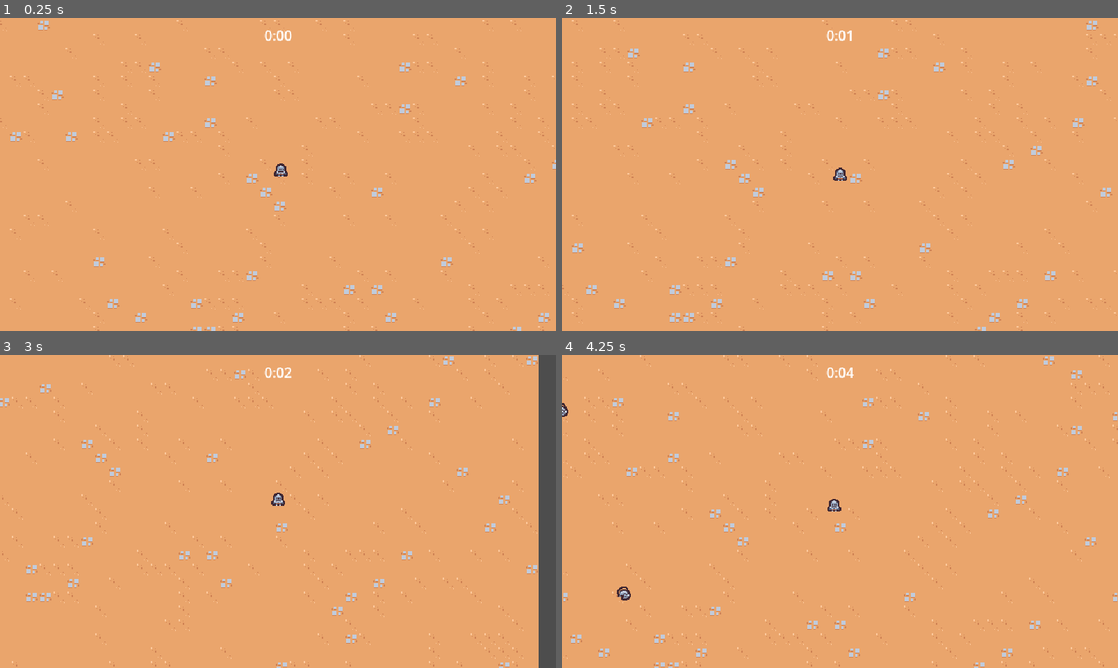
Above: before the commit, frames 1-4 (two rows, left to right).
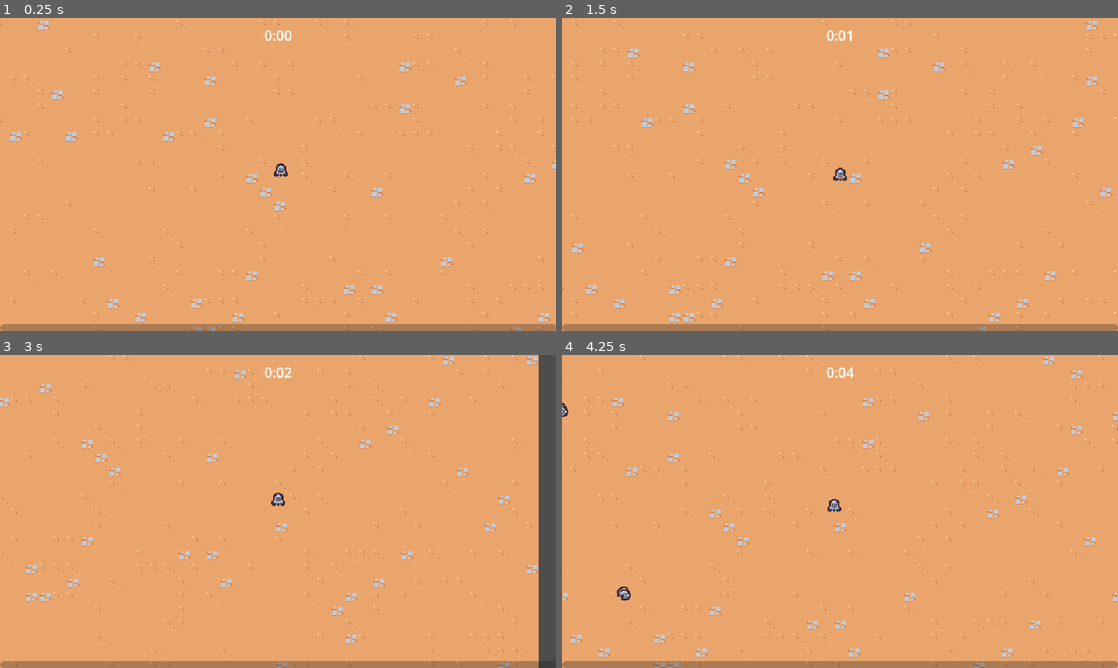
Above: after the commit, the same moments.

Repository: vinzmyko/suvivorslike-mvp
Game: Godot game, scene res://scenes/main/main.tscn
Two runs of this game, one before a commit and one after it. Both use one fixed random seed, a clock stepped at 60 frames per second and the inputs below.
Inputs:
- Up to frame 1 (0.25 s): no input
- Up to frame 2 (1.5 s): hold Right (move_right) 0.53-1.28 s; hold Down (move_down) from 1.28 s (still down)
- Up to frame 3 (3 s): release Down (move_down) at 2.03 s; hold Right (move_right) 2.03-2.78 s; hold Up (move_up) from 2.78 s (still down)
- Up to frame 4 (4.25 s): release Up (move_up) at 3.53 s; hold Left (move_left) from 3.53 s (still down)

The runs differ from the first frame. In frame 1, 2.2% of the frame differs, in the area x 0-100%, y 97-100%; in frame 2, 2.2%; in frame 3, 2.1%; in frame 4, 2.2%.

Commit message:
v2.69 feat: implement experience bar and backend experience calculations

Diff:
--- a/scenes/main/main.tscn
+++ b/scenes/main/main.tscn
@@ -1,9 +1,10 @@
-[gd_scene load_steps=8 format=3 uid="uid://bb8et88v7amkf"]
+[gd_scene load_steps=9 format=3 uid="uid://bb8et88v7amkf"]
 
 [ext_resource type="PackedScene" uid="uid://bpg2k3in0j2uw" path="res://scenes/game_object/player/player.tscn" id="1_csdac"]
 [ext_resource type="PackedScene" path="res://scenes/manager/enemy_manager.tscn" id="1_dwrio"]
 [ext_resource type="TileSet" uid="uid://6ei4kdb4l2a1" path="res://resources/tileset.tres" id="1_g01tp"]
 [ext_resource type="PackedScene" uid="uid://c7yvi0oel0a52" path="res://scenes/ui/arena_time_ui.tscn" id="1_mkqyj"]
+[ext_resource type="PackedScene" uid="uid://bourqmjmw6p1p" path="res://scenes/ui/experience_bar.tscn" id="2_kupcc"]
 [ext_resource type="PackedScene" uid="uid://ml4n3mksqus5" path="res://scenes/manager/area_time_manager.tscn" id="2_o24es"]
 [ext_resource type="PackedScene" path="res://scenes/game_object/game_camera/game_camera.tscn" id="3_0k3k5"]
 [ext_resource type="PackedScene" uid="uid://bhkunwwsujsx8" path="res://scenes/manager/experience_manager.tscn" id="3_01wre"]
@@ -12,6 +13,9 @@
 
 [node name="ArenaTimeUI" parent="." node_paths=PackedStringArray("arena_time_manager") instance=ExtResource("1_mkqyj")]
 arena_time_manager = NodePath("../AreaTimeManager")
+
+[node name="ExperienceBar" parent="." node_paths=PackedStringArray("experience_manager") instance=ExtResource("2_kupcc")]
+experience_manager = NodePath("../ExperienceManager")
 
 [node name="AreaTimeManager" parent="." instance=ExtResource("2_o24es")]
 
--- a/scenes/manager/experience_manager.gd
+++ b/scenes/manager/experience_manager.gd
@@ -1,15 +1,25 @@
 extends Node
 
+signal experience_updated(current_experience: float, target_experience: float)
+
+const TARGET_EXPERIENCE_GROWTH = 5
+
 var current_experience = 0
+var current_level = 1
+var target_experience = 5
 
 func _ready() -> void:
 	GameEvents.experience_vial_collected.connect(on_experience_vial_collected)
 
 
 func increment_experience(number: float):
-	current_experience += number
-	print(current_experience)
-
+	current_experience = min(current_experience + number, target_experience)
+	experience_updated.emit(current_experience, target_experience)
+	if current_experience == target_experience:
+		current_level += 1
+		target_experience += TARGET_EXPERIENCE_GROWTH
+		current_experience = 0
+		experience_updated.emit(current_experience, target_experience)
 
 func on_experience_vial_collected(number: float):
 	increment_experience(number)
--- /dev/null
+++ b/scenes/ui/experience_bar.gd
@@ -0,0 +1,13 @@
+extends CanvasLayer
+
+@export var experience_manager: Node
+@onready var progress_bar = $MarginContainer/ProgressBar
+
+
+func _ready() -> void:
+	experience_manager.experience_updated.connect(on_experience_updated)
+
+
+func on_experience_updated(current_experience: float, target_experience: float):
+	var percent = current_experience / target_experience
+	progress_bar.value = percent
--- /dev/null
+++ b/scenes/ui/experience_bar.tscn
@@ -0,0 +1,22 @@
+[gd_scene load_steps=2 format=3 uid="uid://bourqmjmw6p1p"]
+
+[ext_resource type="Script" path="res://scenes/ui/experience_bar.gd" id="1_4r35y"]
+
+[node name="ExperienceBar" type="CanvasLayer"]
+script = ExtResource("1_4r35y")
+
+[node name="MarginContainer" type="MarginContainer" parent="."]
+anchors_preset = 15
+anchor_right = 1.0
+anchor_bottom = 1.0
+grow_horizontal = 2
+grow_vertical = 2
+mouse_filter = 2
+
+[node name="ProgressBar" type="ProgressBar" parent="MarginContainer"]
+custom_minimum_size = Vector2(0, 8)
+layout_mode = 2
+size_flags_vertical = 8
+mouse_filter = 2
+max_value = 1.0
+show_percentage = false
